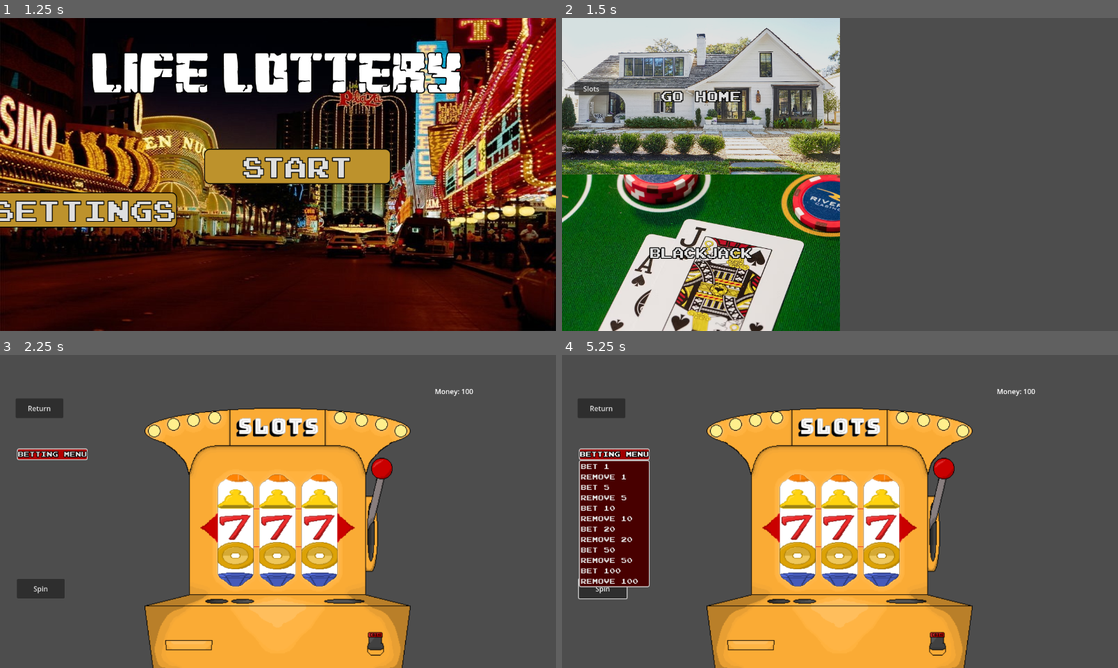
Above: before the commit, frames 1-4 (two rows, left to right).
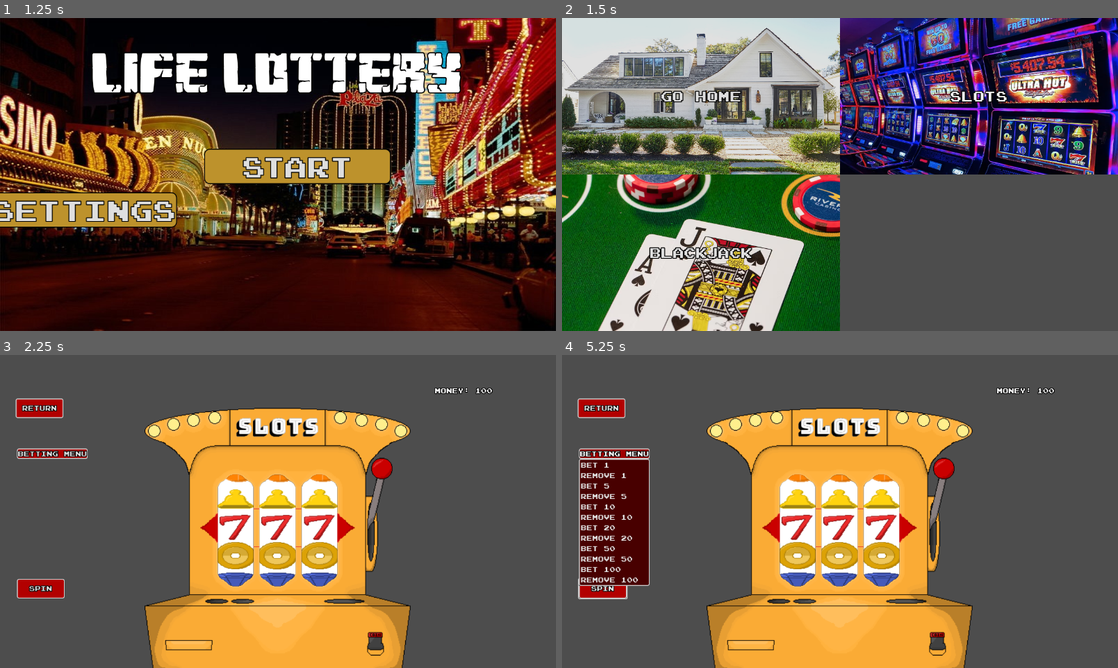
Above: after the commit, the same moments.

Repository: OwenFrakes/congressAppChallenge
Game: Godot game, scene res://Scenes/title.tscn
Same seed, same stepped clock (60 frames per second), same inputs: the game is played once before the commit and once after it. The engine's default icon, where the game draws it, is replaced by a stand-in: a white triangle on a blue panel in a dark square.
Inputs:
- Up to frame 1 (1.25 s): tap Enter at 0.5 s
- Up to frame 2 (1.5 s): click "Start" at 1.25 s
- Up to frame 3 (2.25 s): click "Slots" at 2 s
- Up to frame 4 (5.25 s): click "Spin" at 2.75 s; click "Spin" at 3.5 s; click "Spin" at 4.25 s; click "Betting Menu" at 5 s

Frame 1 is identical in both runs. In frame 2, 25% of the frame differs, in the area x 2-100%, y 0-50%; in frame 3, 1.5%; in frame 4, 2.5%.

Commit message:
Graphics #3
Integrated Josh's Slots Branch, stuff is coming together.

Diff:
--- a/Scenes/playerMovement.tscn
+++ b/Scenes/playerMovement.tscn
@@ -6,6 +6,7 @@
 [ext_resource type="Script" path="res://Scripts/player.gd" id="2_aa37n"]
 [ext_resource type="Script" path="res://Scripts/world.gd" id="3_of3cb"]
 [ext_resource type="Texture2D" uid="uid://vkmc2wxex3ey" path="res://Resources/Misc/houseImage2.jpg" id="6_8ry2k"]
+[ext_resource type="Texture2D" uid="uid://baat8tcd8p22k" path="res://Resources/Misc/slotMachineImage2.png" id="7_e6bdh"]
 
 [sub_resource type="StyleBoxTexture" id="StyleBoxTexture_g3mui"]
 texture = ExtResource("2_4g0bd")
@@ -13,6 +14,9 @@
 [sub_resource type="StyleBoxTexture" id="StyleBoxTexture_tbwap"]
 texture = ExtResource("6_8ry2k")
 modulate_color = Color(0.877616, 0.877616, 0.877616, 1)
+
+[sub_resource type="StyleBoxTexture" id="StyleBoxTexture_bo2ap"]
+texture = ExtResource("7_e6bdh")
 
 [node name="PlayerMovement" type="Node2D"]
 
@@ -49,10 +53,14 @@
 text = "Go home"
 
 [node name="SlotsButton" type="Button" parent="."]
-offset_left = 29.0
-offset_top = 147.0
-offset_right = 108.0
-offset_bottom = 178.0
+offset_left = 640.0
+offset_right = 1280.0
+offset_bottom = 360.0
+theme = ExtResource("1_ksdjp")
+theme_override_styles/disabled = SubResource("StyleBoxTexture_bo2ap")
+theme_override_styles/hover = SubResource("StyleBoxTexture_bo2ap")
+theme_override_styles/pressed = SubResource("StyleBoxTexture_bo2ap")
+theme_override_styles/normal = SubResource("StyleBoxTexture_bo2ap")
 text = "Slots"
 
 [connection signal="pressed" from="BlackJackButton" to="PlayerMover" method="_on_black_jack_button_pressed"]
--- a/Scenes/slots.tscn
+++ b/Scenes/slots.tscn
@@ -1,10 +1,12 @@
-[gd_scene load_steps=6 format=3 uid="uid://cvcnpudfilq4h"]
+[gd_scene load_steps=8 format=3 uid="uid://cvcnpudfilq4h"]
 
-[ext_resource type="Texture2D" uid="uid://cywlyamdicsed" path="res://Resources/SlotMachine.png" id="1_0ends"]
+[ext_resource type="Texture2D" uid="uid://cywlyamdicsed" path="res://Resources/Misc/SlotMachine.png" id="1_0ends"]
 [ext_resource type="Script" path="res://Scripts/player_mover.gd" id="1_3r35x"]
-[ext_resource type="Texture2D" uid="uid://diku4gi3yok6b" path="res://Resources/Spinny Part.png" id="1_lb5vh"]
+[ext_resource type="Theme" uid="uid://dq8dn270k6tor" path="res://Resources/Themes/ButtonThemes/ButtonGeneralTheme.tres" id="1_dn8ss"]
+[ext_resource type="Texture2D" uid="uid://diku4gi3yok6b" path="res://Resources/Misc/Spinny Part.png" id="1_lb5vh"]
 [ext_resource type="Script" path="res://Scripts/slots.gd" id="4_87nd7"]
-[ext_resource type="Texture2D" uid="uid://w6tpjke1vpwy" path="res://Resources/Clipping Mask.png" id="5_q8grc"]
+[ext_resource type="Texture2D" uid="uid://w6tpjke1vpwy" path="res://Resources/Misc/Clipping Mask.png" id="5_q8grc"]
+[ext_resource type="Theme" uid="uid://cr2yybmttkqv" path="res://Resources/Themes/LabelThemes/LabelGeneralTheme.tres" id="7_sf7ec"]
 
 [node name="Slots" type="Node2D"]
 
@@ -13,6 +15,7 @@
 offset_top = 515.0
 offset_right = 149.0
 offset_bottom = 560.0
+theme = ExtResource("1_dn8ss")
 text = "Spin"
 script = ExtResource("4_87nd7")
 
@@ -21,6 +24,7 @@
 offset_top = 100.0
 offset_right = 146.0
 offset_bottom = 145.0
+theme = ExtResource("1_dn8ss")
 text = "Return"
 script = ExtResource("1_3r35x")
 
@@ -85,6 +89,7 @@
 offset_top = 72.0
 offset_right = 1041.0
 offset_bottom = 95.0
+theme = ExtResource("7_sf7ec")
 text = "Money:"
 
 [connection signal="pressed" from="SpinButton" to="SpinButton" method="_on_pressed"]
Renamed: Resources/Clipping Mask.png -> Resources/Misc/Clipping Mask.png
Not shown, added: Resources/Misc/Clipping Mask.png.import
Renamed: Resources/SlotMachine.png -> Resources/Misc/SlotMachine.png
Not shown, added: Resources/Misc/SlotMachine.png.import
Renamed: Resources/Spinny Part.png -> Resources/Misc/Spinny Part.png
Not shown, changed: Resources/Misc/Spinny Part.png.import
Binary file added: Resources/Misc/slotMachineImage.png
Not shown, changed: Resources/Misc/slotMachineImage.png.import
Binary file added: Resources/Misc/slotMachineImage2.png
Not shown, changed: Resources/Misc/slotMachineImage2.png.import
Not shown: 1 places in Scenes/playerMovement.tscn that only renumber resources
Not shown, added: Resources/Misc/slotMachineImage.jfif
